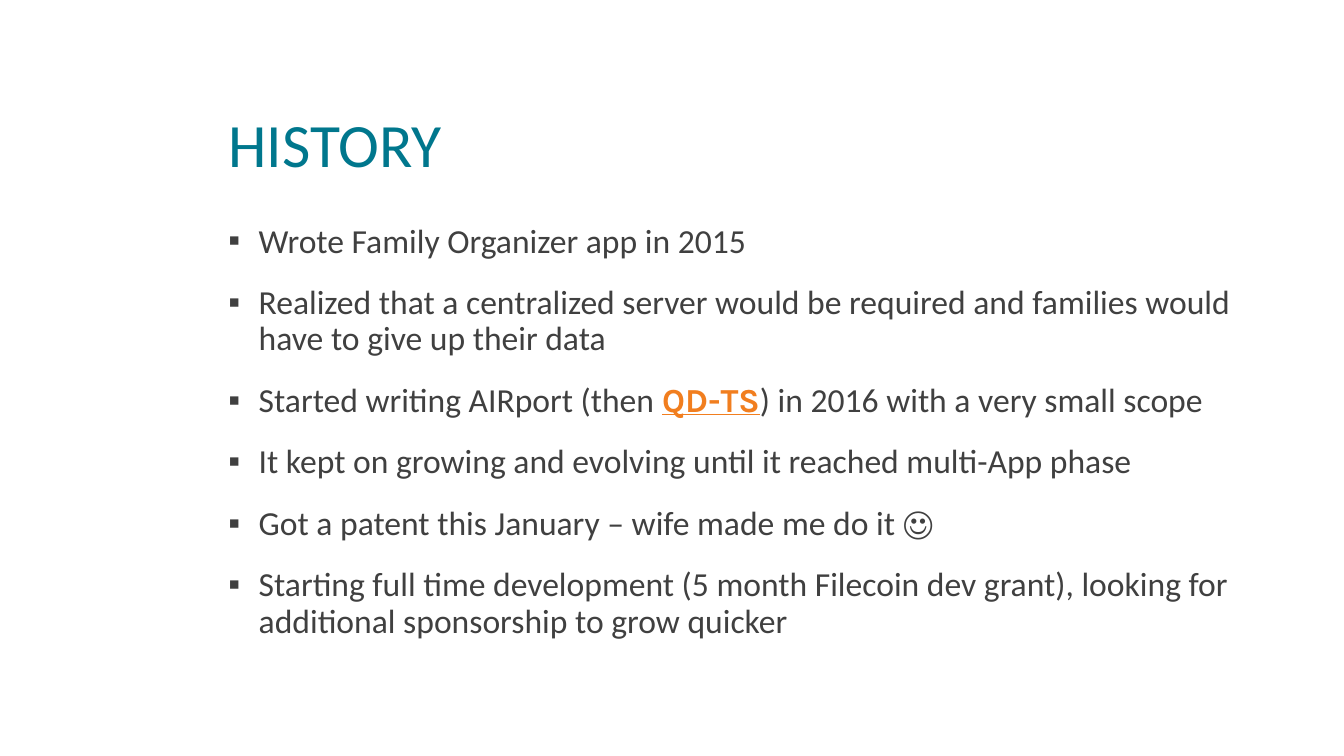
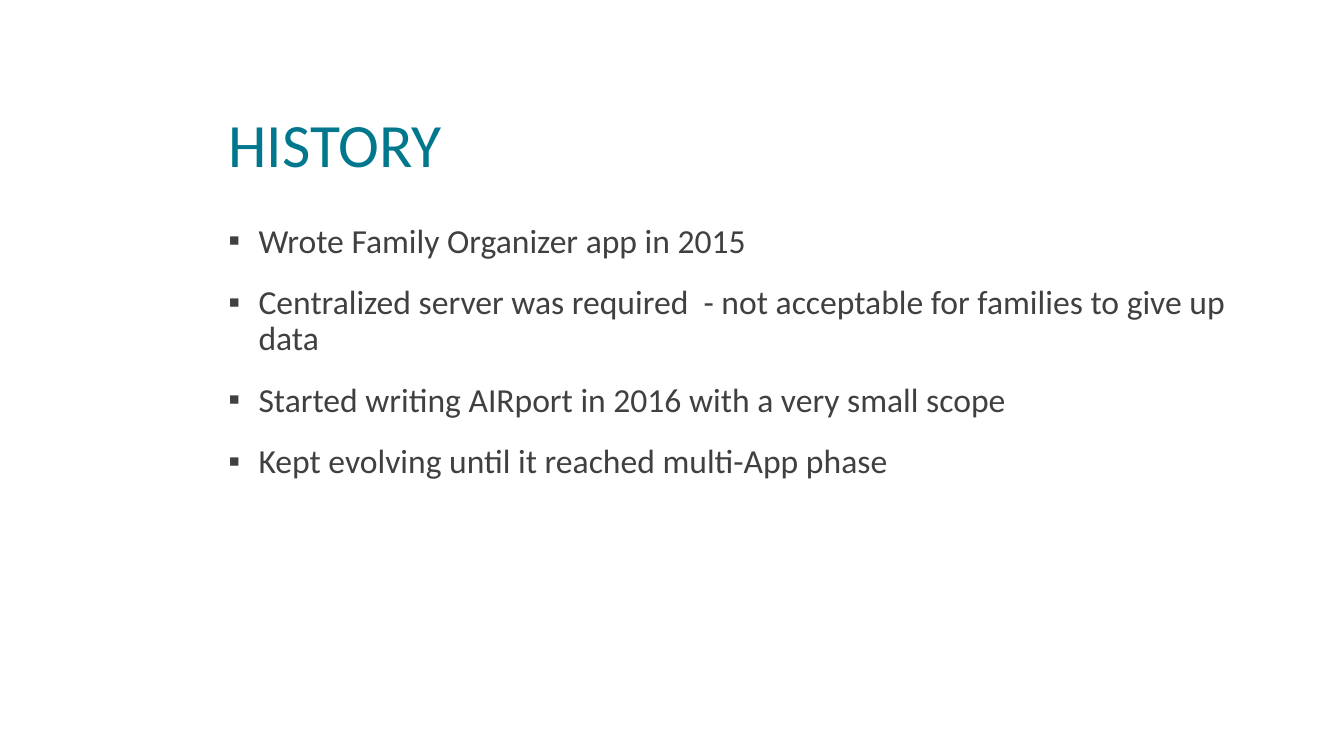
Before and after one commit to beyond-decentralized/AIRport, a slide deck: slide 2 of presentations/Open Web Foundry - Community Spotlight.pptx. Drawn at 1344x756 pixels with LibreOffice and Linux fonts; fonts in the diff are those of the drawing; background and template pictures are left out. Boxes give left, top, right and bottom in pixels: in the first picture for what was removed or moved away, otherwise in the second. Text is boxed around its words. In the diff, an @@ line names an element or a change of style, - is before the commit and + after.

Commit message:
Updated the presentation

```diff
--- a/presentations/Open Web Foundry - Community Spotlight.pptx
+++ b/presentations/Open Web Foundry - Community Spotlight.pptx
@@ text at box(259, 290, 1224, 479): text changed @@
-▪ Realized that a centralized server would be required and families would have to give up their data
-▪ Started writing AIRport (then QD-TS) in 2016 with a very small scope
-▪ It kept on growing and evolving until it reached multi-App phase
-▪ Got a patent this January – wife made me do it ☺
-▪ Starting full time development (5 month Filecoin dev grant), looking for additional sponsorship to grow quicker
+▪ Centralized server was required - not acceptable for families to give up data
+▪ Started writing AIRport in 2016 with a very small scope
+▪ Kept evolving until it reached multi-App phase
```
Also in this commit, not shown: 5 other slides changed, 1 slide added, 2 slides removed.
